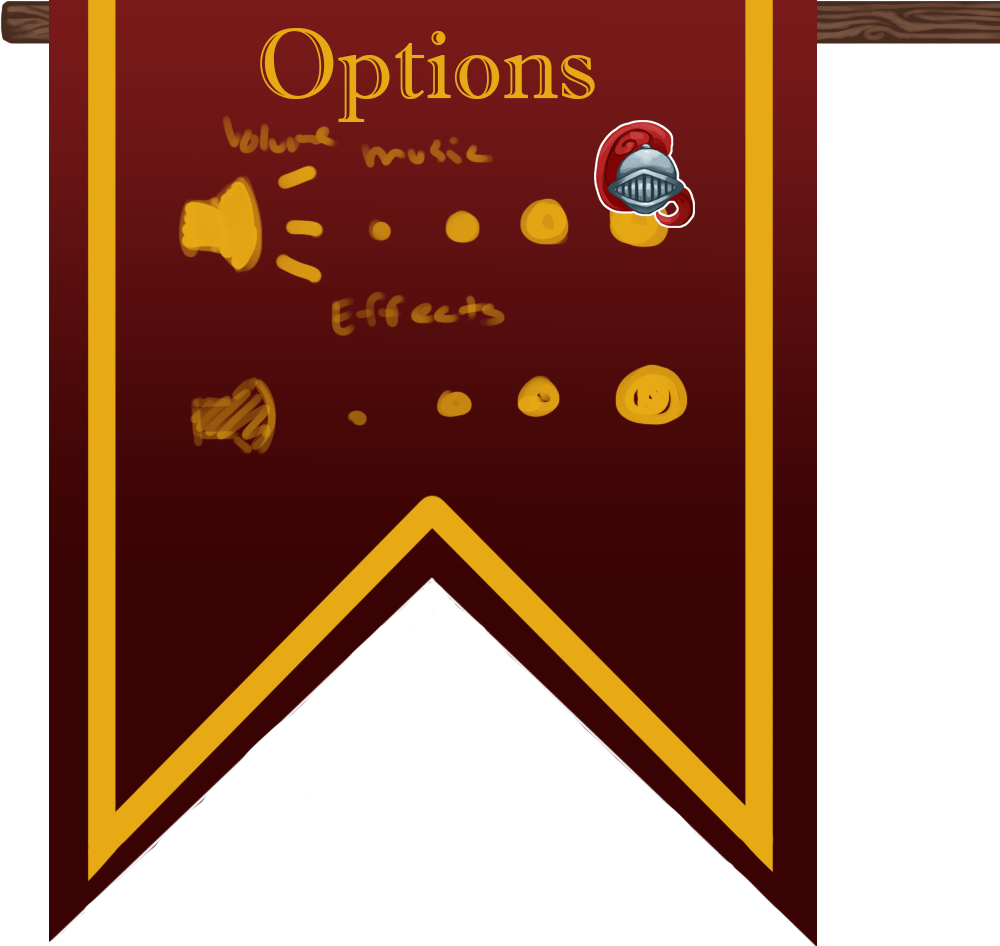
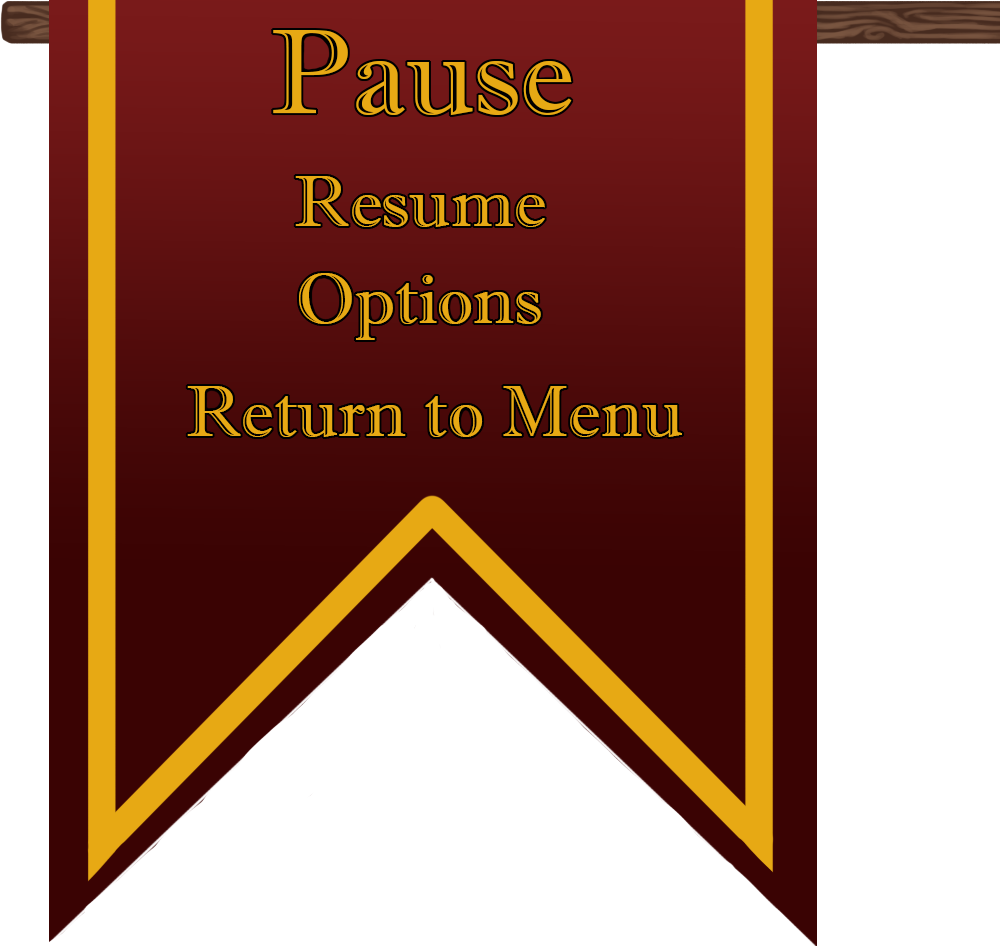
Comparing the layer stacks of the two w=1000, h=946 images. Changes:
moved "Options" (1st of 2, in "Option 2" › "Group 1" › "OptionsMenu") into group "OptionsMenu" over bbox(260, 28, 595, 122)
moved "Layer 11" into group "OptionsMenu", painted on it over bbox(178, 114, 688, 455)
moved "Layer 12" into group "OptionsMenu" over bbox(594, 120, 695, 228)
added group "Group 2" with 8 layers in group "Group 1" over bbox(185, 28, 684, 439)
showed "Return to Menu", moved it into group "Group 2" over bbox(187, 386, 682, 437)
showed "Layer 7", moved it into group "Group 2" over bbox(185, 384, 684, 439)
showed "Options" (2nd of 2, in "Option 2" › "Group 1" › "Group 2"), moved it into group "Group 2" over bbox(299, 273, 541, 340)
showed "Layer 8", moved it into group "Group 2" over bbox(297, 271, 543, 342)
showed "Resume", moved it into group "Group 2" over bbox(295, 176, 545, 227)
showed "Layer 9", moved it into group "Group 2" over bbox(293, 174, 547, 229)
showed "Pause", moved it into group "Group 2" over bbox(273, 30, 572, 115)
showed "Layer 10", moved it into group "Group 2" over bbox(271, 28, 574, 117)
